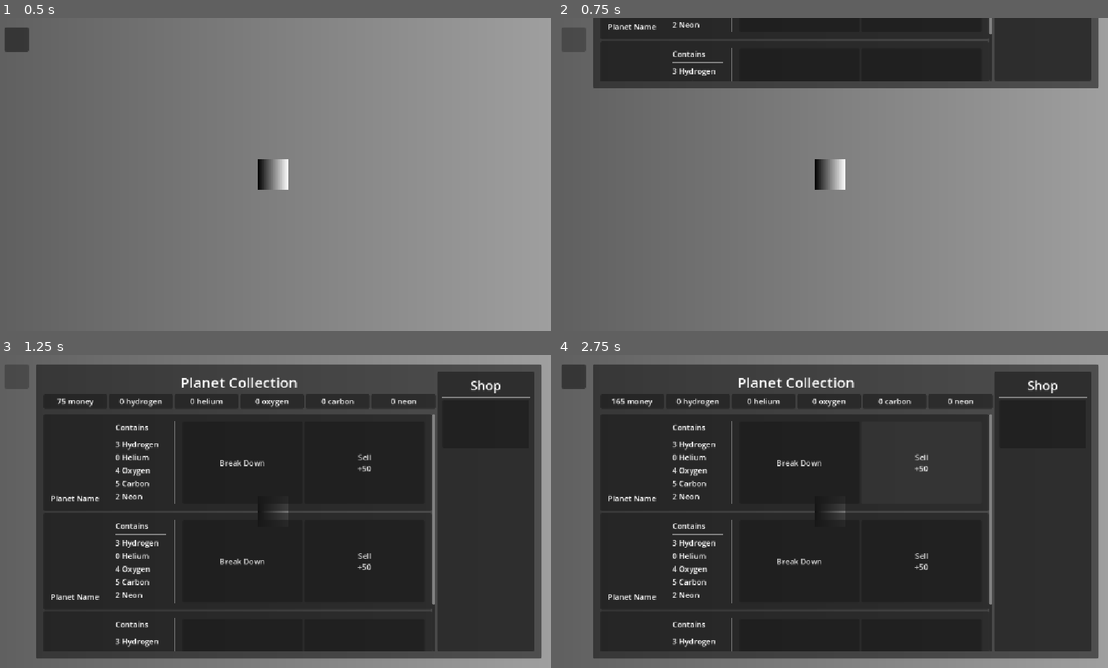
Above: before the commit, frames 1-4 (two rows, left to right).
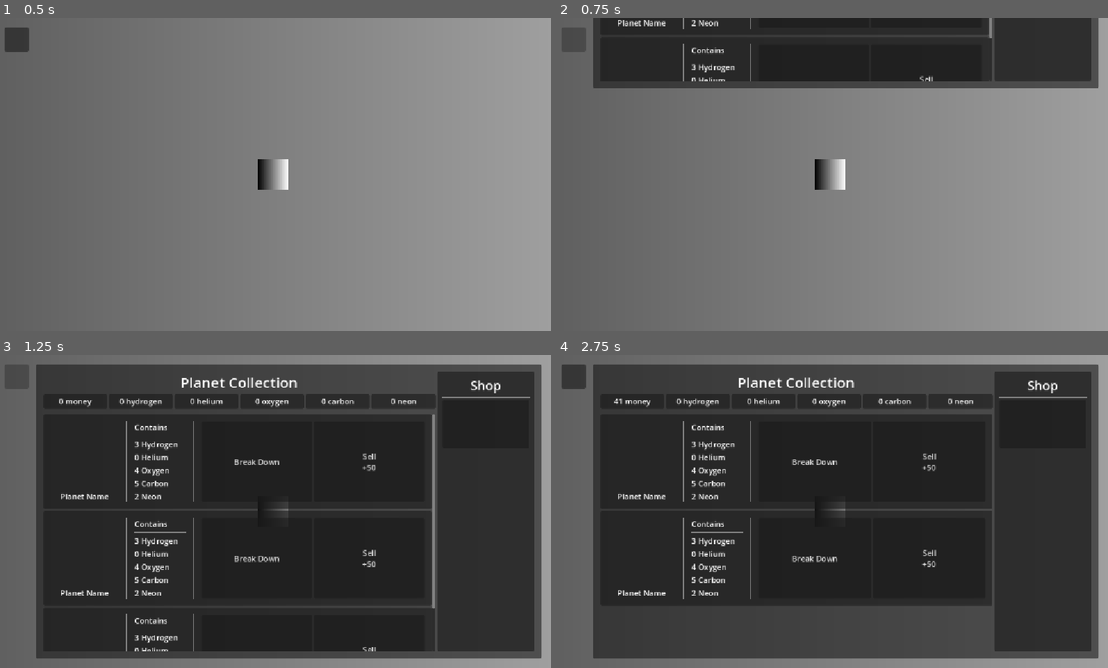
Above: after the commit, the same moments.

Repository: appellatebaton0/siege-7
Game: Godot game, scene res://scenes/main.tscn
Two runs of this game, one before a commit and one after it. Both use one fixed random seed, a clock stepped at 60 frames per second and the inputs below.
Inputs (mouse positions are in pixels of both pictures, inside the frame that each line leads up to):
- Up to frame 1 (0.5 s): no input
- Up to frame 2 (0.75 s): click (573, 39) at 0.5 s
- Up to frame 3 (1.25 s): no input
- Up to frame 4 (2.75 s): click "Break Down" at 1.25 s; click "Sell +50" at 2 s

Frame 1 is identical in both runs. In frame 2, 0.9% of the frame differs, in the area x 9-79%, y 0-21%; in frame 3, 3.7%; in frame 4, 9.4%, in the area x 9-79%, y 13-95%.

Commit message:
v0.9 - Shop Entry Selling/Animation
Made a scuffed UI animation for selling a planet.

Diff:
--- a/scenes/planet_entry.tscn
+++ b/scenes/planet_entry.tscn
@@ -18,12 +18,386 @@
 
 [sub_resource type="GradientTexture2D" id="GradientTexture2D_ai2uk"]
 gradient = SubResource("Gradient_iur6e")
+width = 1044
 fill = 1
 fill_from = Vector2(0.5, 0.5)
 fill_to = Vector2(-0.25, -0.14)
 
+[sub_resource type="Animation" id="Animation_d5rds"]
+resource_name = "free"
+length = 0.5
+tracks/0/type = "value"
+tracks/0/imported = false
+tracks/0/enabled = true
+tracks/0/path = NodePath(".:modulate")
+tracks/0/interp = 1
+tracks/0/loop_wrap = true
+tracks/0/keys = {
+"times": PackedFloat32Array(0, 0.5),
+"transitions": PackedFloat32Array(1, 1),
+"update": 0,
+"values": [Color(1, 1, 1, 1), Color(1, 1, 1, 0)]
+}
+tracks/1/type = "value"
+tracks/1/imported = false
+tracks/1/enabled = true
+tracks/1/path = NodePath(".:custom_minimum_size")
+tracks/1/interp = 1
+tracks/1/loop_wrap = true
+tracks/1/keys = {
+"times": PackedFloat32Array(0, 0.5),
+"transitions": PackedFloat32Array(1, 1),
+"update": 0,
+"values": [Vector2(800, 195), Vector2(800, 0)]
+}
+tracks/2/type = "value"
+tracks/2/imported = false
+tracks/2/enabled = true
+tracks/2/path = NodePath("MarginContainer/HBoxContainer/VBoxContainer/Title:visible")
+tracks/2/interp = 1
+tracks/2/loop_wrap = true
+tracks/2/keys = {
+"times": PackedFloat32Array(0, 0.3),
+"transitions": PackedFloat32Array(1, 1),
+"update": 1,
+"values": [true, false]
+}
+tracks/3/type = "value"
+tracks/3/imported = false
+tracks/3/enabled = true
+tracks/3/path = NodePath("MarginContainer/HBoxContainer/VBoxContainer/HSeparator:visible")
+tracks/3/interp = 1
+tracks/3/loop_wrap = true
+tracks/3/keys = {
+"times": PackedFloat32Array(0, 0.27),
+"transitions": PackedFloat32Array(1, 1),
+"update": 1,
+"values": [true, false]
+}
+tracks/4/type = "value"
+tracks/4/imported = false
+tracks/4/enabled = true
+tracks/4/path = NodePath("MarginContainer/HBoxContainer/PlanetInfo/Icon:visible")
+tracks/4/interp = 1
+tracks/4/loop_wrap = true
+tracks/4/keys = {
+"times": PackedFloat32Array(0),
+"transitions": PackedFloat32Array(1),
+"update": 1,
+"values": [true]
+}
+tracks/5/type = "value"
+tracks/5/imported = false
+tracks/5/enabled = true
+tracks/5/path = NodePath("MarginContainer/HBoxContainer/PlanetInfo/Icon:custom_minimum_size")
+tracks/5/interp = 1
+tracks/5/loop_wrap = true
+tracks/5/keys = {
+"times": PackedFloat32Array(0.2),
+"transitions": PackedFloat32Array(1),
+"update": 0,
+"values": [Vector2(140, 0)]
+}
+tracks/6/type = "value"
+tracks/6/imported = false
+tracks/6/enabled = true
+tracks/6/path = NodePath("MarginContainer/HBoxContainer/VBoxContainer/Neon:visible")
+tracks/6/interp = 1
+tracks/6/loop_wrap = true
+tracks/6/keys = {
+"times": PackedFloat32Array(0),
+"transitions": PackedFloat32Array(1),
+"update": 1,
+"values": [false]
+}
+tracks/7/type = "value"
+tracks/7/imported = false
+tracks/7/enabled = true
+tracks/7/path = NodePath("MarginContainer/HBoxContainer/VBoxContainer/Hydrogen:visible")
+tracks/7/interp = 1
+tracks/7/loop_wrap = true
+tracks/7/keys = {
+"times": PackedFloat32Array(0, 0.27),
+"transitions": PackedFloat32Array(1, 1),
+"update": 1,
+"values": [true, false]
+}
+tracks/8/type = "value"
+tracks/8/imported = false
+tracks/8/enabled = true
+tracks/8/path = NodePath("MarginContainer/HBoxContainer/VBoxContainer/Helium:visible")
+tracks/8/interp = 1
+tracks/8/loop_wrap = true
+tracks/8/keys = {
+"times": PackedFloat32Array(0, 0.2),
+"transitions": PackedFloat32Array(1, 1),
+"update": 1,
+"values": [true, false]
+}
+tracks/9/type = "value"
+tracks/9/imported = false
+tracks/9/enabled = true
+tracks/9/path = NodePath("MarginContainer/HBoxContainer/VBoxContainer/Oxygen:visible")
+tracks/9/interp = 1
+tracks/9/loop_wrap = true
+tracks/9/keys = {
+"times": PackedFloat32Array(0, 0.1),
+"transitions": PackedFloat32Array(1, 1),
+"update": 1,
+"values": [true, false]
+}
+tracks/10/type = "value"
+tracks/10/imported = false
+tracks/10/enabled = true
+tracks/10/path = NodePath("MarginContainer/HBoxContainer/VBoxContainer/Carbon:visible")
+tracks/10/interp = 1
+tracks/10/loop_wrap = true
+tracks/10/keys = {
+"times": PackedFloat32Array(0, 0.05),
+"transitions": PackedFloat32Array(1, 1),
+"update": 1,
+"values": [true, false]
+}
+tracks/11/type = "value"
+tracks/11/imported = false
+tracks/11/enabled = true
+tracks/11/path = NodePath("MarginContainer/HBoxContainer/PlanetInfo/Name:visible")
+tracks/11/interp = 1
+tracks/11/loop_wrap = true
+tracks/11/keys = {
+"times": PackedFloat32Array(0, 0.3),
+"transitions": PackedFloat32Array(1, 1),
+"update": 1,
+"values": [true, false]
+}
+tracks/12/type = "value"
+tracks/12/imported = false
+tracks/12/enabled = true
+tracks/12/path = NodePath("MarginContainer/HBoxContainer/Options/BreakDown:visible")
+tracks/12/interp = 1
+tracks/12/loop_wrap = true
+tracks/12/keys = {
+"times": PackedFloat32Array(0, 0.26906696),
+"transitions": PackedFloat32Array(1, 1),
+"update": 1,
+"values": [true, false]
+}
+tracks/13/type = "value"
+tracks/13/imported = false
+tracks/13/enabled = true
+tracks/13/path = NodePath("MarginContainer/HBoxContainer/Options/Sell:visible")
+tracks/13/interp = 1
+tracks/13/loop_wrap = true
+tracks/13/keys = {
+"times": PackedFloat32Array(0, 0.26906696),
+"transitions": PackedFloat32Array(1, 1),
+"update": 1,
+"values": [true, false]
+}
+tracks/14/type = "value"
+tracks/14/imported = false
+tracks/14/enabled = true
+tracks/14/path = NodePath("MarginContainer:visible")
+tracks/14/interp = 1
+tracks/14/loop_wrap = true
+tracks/14/keys = {
+"times": PackedFloat32Array(0.4068553),
+"transitions": PackedFloat32Array(1),
+"update": 1,
+"values": [false]
+}
+
+[sub_resource type="Animation" id="Animation_loelt"]
+length = 0.001
+tracks/0/type = "value"
+tracks/0/imported = false
+tracks/0/enabled = true
+tracks/0/path = NodePath(".:modulate")
+tracks/0/interp = 1
+tracks/0/loop_wrap = true
+tracks/0/keys = {
+"times": PackedFloat32Array(0),
+"transitions": PackedFloat32Array(1),
+"update": 0,
+"values": [Color(1, 1, 1, 1)]
+}
+tracks/1/type = "value"
+tracks/1/imported = false
+tracks/1/enabled = true
+tracks/1/path = NodePath(".:custom_minimum_size")
+tracks/1/interp = 1
+tracks/1/loop_wrap = true
+tracks/1/keys = {
+"times": PackedFloat32Array(0),
+"transitions": PackedFloat32Array(1),
+"update": 0,
+"values": [Vector2(800, 0)]
+}
+tracks/2/type = "value"
+tracks/2/imported = false
+tracks/2/enabled = true
+tracks/2/path = NodePath("MarginContainer/HBoxContainer/VBoxContainer/Title:visible")
+tracks/2/interp = 1
+tracks/2/loop_wrap = true
+tracks/2/keys = {
+"times": PackedFloat32Array(0),
+"transitions": PackedFloat32Array(1),
+"update": 1,
+"values": [true]
+}
+tracks/3/type = "value"
+tracks/3/imported = false
+tracks/3/enabled = true
+tracks/3/path = NodePath("MarginContainer/HBoxContainer/VBoxContainer/HSeparator:visible")
+tracks/3/interp = 1
+tracks/3/loop_wrap = true
+tracks/3/keys = {
+"times": PackedFloat32Array(0),
+"transitions": PackedFloat32Array(1),
+"update": 1,
+"values": [true]
+}
+tracks/4/type = "value"
+tracks/4/imported = false
+tracks/4/enabled = true
+tracks/4/path = NodePath("MarginContainer/HBoxContainer/PlanetInfo/Icon:visible")
+tracks/4/interp = 1
+tracks/4/loop_wrap = true
+tracks/4/keys = {
+"times": PackedFloat32Array(0),
+"transitions": PackedFloat32Array(1),
+"update": 1,
+"values": [true]
+}
+tracks/5/type = "value"
+tracks/5/imported = false
+tracks/5/enabled = true
+tracks/5/path = NodePath("MarginContainer/HBoxContainer/PlanetInfo/Icon:custom_minimum_size")
+tracks/5/interp = 1
+tracks/5/loop_wrap = true
+tracks/5/keys = {
+"times": PackedFloat32Array(0),
+"transitions": PackedFloat32Array(1),
+"update": 0,
+"values": [Vector2(140, 0)]
+}
+tracks/6/type = "value"
+tracks/6/imported = false
+tracks/6/enabled = true
+tracks/6/path = NodePath("MarginContainer/HBoxContainer/VBoxContainer/Neon:visible")
+tracks/6/interp = 1
+tracks/6/loop_wrap = true
+tracks/6/keys = {
+"times": PackedFloat32Array(0),
+"transitions": PackedFloat32Array(1),
+"update": 1,
+"values": [true]
+}
+tracks/7/type = "value"
+tracks/7/imported = false
+tracks/7/enabled = true
+tracks/7/path = NodePath("MarginContainer/HBoxContainer/VBoxContainer/Hydrogen:visible")
+tracks/7/interp = 1
+tracks/7/loop_wrap = true
+tracks/7/keys = {
+"times": PackedFloat32Array(0),
+"transitions": PackedFloat32Array(1),
+"update": 1,
+"values": [true]
+}
+tracks/8/type = "value"
+tracks/8/imported = false
+tracks/8/enabled = true
+tracks/8/path = NodePath("MarginContainer/HBoxContainer/VBoxContainer/Helium:visible")
+tracks/8/interp = 1
+tracks/8/loop_wrap = true
+tracks/8/keys = {
+"times": PackedFloat32Array(0),
+"transitions": PackedFloat32Array(1),
+"update": 1,
+"values": [true]
+}
+tracks/9/type = "value"
+tracks/9/imported = false
+tracks/9/enabled = true
+tracks/9/path = NodePath("MarginContainer/HBoxContainer/VBoxContainer/Oxygen:visible")
+tracks/9/interp = 1
+tracks/9/loop_wrap = true
+tracks/9/keys = {
+"times": PackedFloat32Array(0),
+"transitions": PackedFloat32Array(1),
+"update": 1,
+"values": [true]
+}
+tracks/10/type = "value"
+tracks/10/imported = false
+tracks/10/enabled = true
+tracks/10/path = NodePath("MarginContainer/HBoxContainer/VBoxContainer/Carbon:visible")
+tracks/10/interp = 1
+tracks/10/loop_wrap = true
+tracks/10/keys = {
+"times": PackedFloat32Array(0),
+"transitions": PackedFloat32Array(1),
+"update": 1,
+"values": [true]
+}
+tracks/11/type = "value"
+tracks/11/imported = false
+tracks/11/enabled = true
+tracks/11/path = NodePath("MarginContainer/HBoxContainer/PlanetInfo/Name:visible")
+tracks/11/interp = 1
+tracks/11/loop_wrap = true
+tracks/11/keys = {
+"times": PackedFloat32Array(0),
+"transitions": PackedFloat32Array(1),
+"update": 1,
+"values": [true]
+}
+tracks/12/type = "value"
+tracks/12/imported = false
+tracks/12/enabled = true
+tracks/12/path = NodePath("MarginContainer/HBoxContainer/Options/BreakDown:visible")
+tracks/12/interp = 1
+tracks/12/loop_wrap = true
+tracks/12/keys = {
+"times": PackedFloat32Array(0),
+"transitions": PackedFloat32Array(1),
+"update": 1,
+"values": [true]
+}
+tracks/13/type = "value"
+tracks/13/imported = false
+tracks/13/enabled = true
+tracks/13/path = NodePath("MarginContainer/HBoxContainer/Options/Sell:visible")
+tracks/13/interp = 1
+tracks/13/loop_wrap = true
+tracks/13/keys = {
+"times": PackedFloat32Array(0),
+"transitions": PackedFloat32Array(1),
+"update": 1,
+"values": [true]
+}
+tracks/14/type = "value"
+tracks/14/imported = false
+tracks/14/enabled = true
+tracks/14/path = NodePath("MarginContainer:visible")
+tracks/14/interp = 1
+tracks/14/loop_wrap = true
+tracks/14/keys = {
+"times": PackedFloat32Array(0),
+"transitions": PackedFloat32Array(1),
+"update": 1,
+"values": [true]
+}
+
+[sub_resource type="AnimationLibrary" id="AnimationLibrary_dlnon"]
+_data = {
+&"RESET": SubResource("Animation_loelt"),
+&"free": SubResource("Animation_d5rds")
+}
+
 [node name="PlanetEntry" type="PanelContainer"]
-custom_minimum_size = Vector2(800, 200)
+custom_minimum_size = Vector2(800, 0)
 size_flags_vertical = 2
 script = ExtResource("1_d5rds")
 data = SubResource("Resource_dlnon")
@@ -44,11 +418,11 @@
 size_flags_horizontal = 0
 
 [node name="Icon" type="TextureRect" parent="MarginContainer/HBoxContainer/PlanetInfo"]
+custom_minimum_size = Vector2(140, 0)
 layout_mode = 2
 size_flags_vertical = 3
 texture = SubResource("GradientTexture2D_ai2uk")
-expand_mode = 3
-stretch_mode = 4
+expand_mode = 1
 
 [node name="Name" type="Label" parent="MarginContainer/HBoxContainer/PlanetInfo"]
 layout_mode = 2
@@ -97,17 +471,25 @@
 size_flags_horizontal = 3
 theme_override_constants/separation = 4
 
-[node name="Button" type="Button" parent="MarginContainer/HBoxContainer/Options"]
+[node name="BreakDown" type="Button" parent="MarginContainer/HBoxContainer/Options"]
 layout_mode = 2
 size_flags_horizontal = 3
 size_flags_vertical = 3
 focus_mode = 0
 text = "Break Down"
 
-[node name="Button2" type="Button" parent="MarginContainer/HBoxContainer/Options"]
+[node name="Sell" type="Button" parent="MarginContainer/HBoxContainer/Options"]
 layout_mode = 2
 size_flags_horizontal = 3
 size_flags_vertical = 3
 focus_mode = 0
 text = "Sell
 +0"
+
+[node name="AnimationPlayer" type="AnimationPlayer" parent="."]
+libraries = {
+&"": SubResource("AnimationLibrary_dlnon")
+}
+
+[connection signal="pressed" from="MarginContainer/HBoxContainer/Options/Sell" to="." method="_on_sell_pressed"]
+[connection signal="animation_finished" from="AnimationPlayer" to="." method="_on_animation_finished"]
--- a/scripts/global.gd
+++ b/scripts/global.gd
@@ -3,7 +3,7 @@
 @warning_ignore("unused_signal")
 signal updated_contents
 
-var money := 500
+var money := 0
 
 var hydrogen := 0
 var helium := 0
--- a/scripts/planet_entry.gd
+++ b/scripts/planet_entry.gd
@@ -5,8 +5,8 @@
 @onready var icon := $MarginContainer/HBoxContainer/PlanetInfo/Icon
 @onready var label := $MarginContainer/HBoxContainer/PlanetInfo/Name
 
-@onready var sell := $MarginContainer/HBoxContainer/Options/Button2
-@onready var sell_text = $MarginContainer/HBoxContainer/Options/Button2.text
+@onready var sell := $MarginContainer/HBoxContainer/Options/Sell
+@onready var sell_text = $MarginContainer/HBoxContainer/Options/Sell.text
 
 @onready var elements:Dictionary[String, Label]= {
 	"hydrogen": $MarginContainer/HBoxContainer/VBoxContainer/Hydrogen,
@@ -26,3 +26,11 @@
 
 func _ready() -> void:
 	update_data()
+
+
+func _on_sell_pressed() -> void:
+	Global.change_contents("money", data.worth)
+	$AnimationPlayer.play("free")
+
+func _on_animation_finished(_val) -> void:
+	queue_free()
Not shown: 1 places in scenes/planet_entry.tscn that only renumber resources
Not shown, added: README.md
